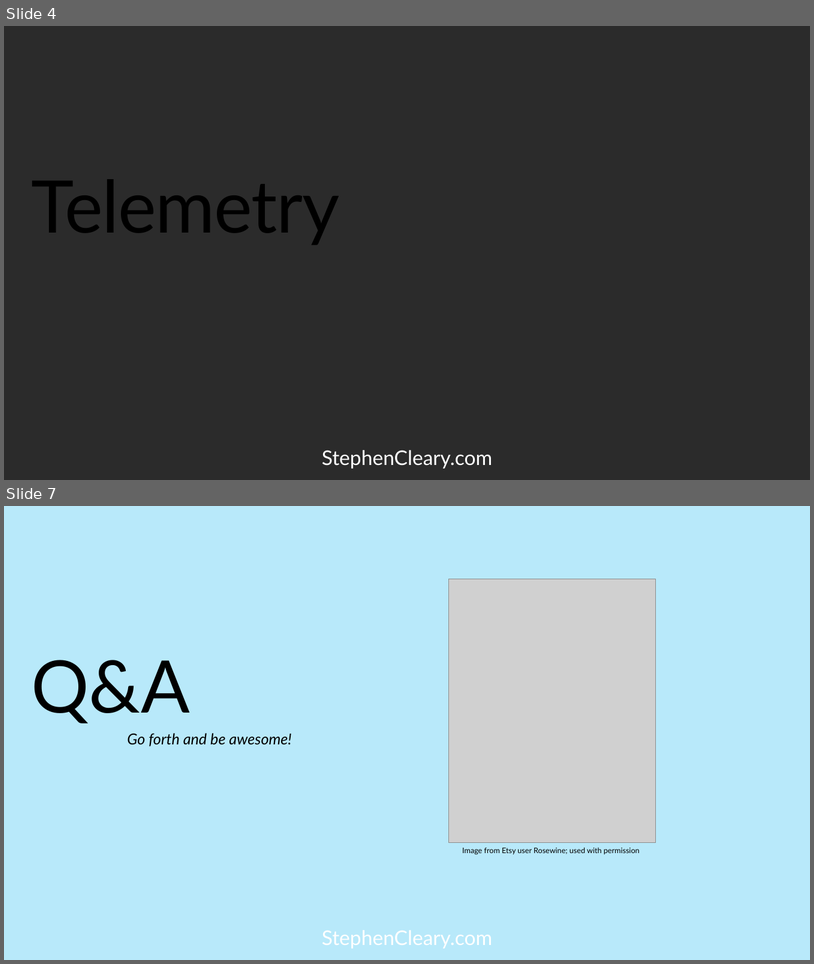
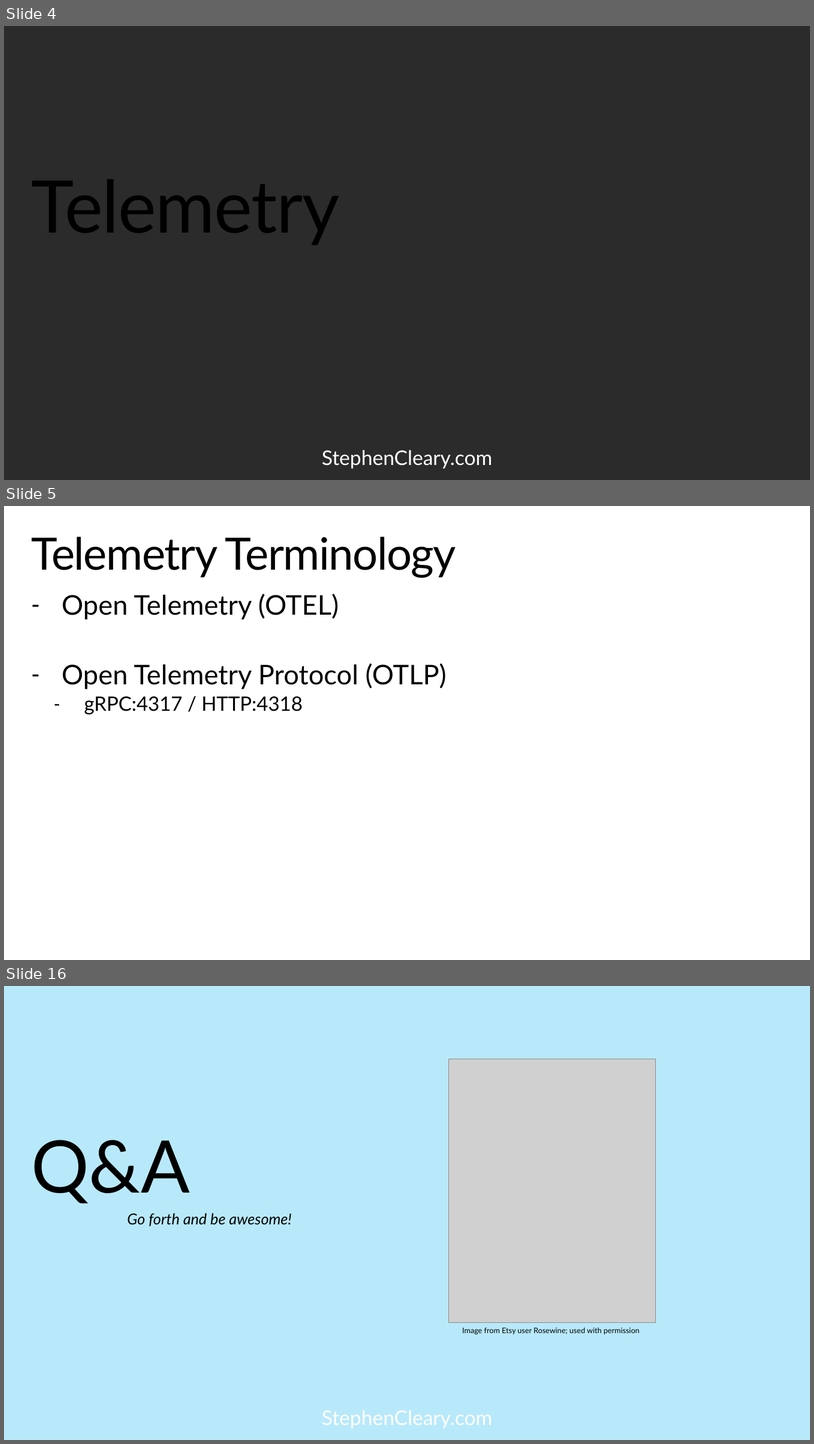
Before and after one commit to StephenCleary/Presentations, a slide deck: Telemetry/Logging Hero.pptx. Shown one above the other, each under a label of ours: slides 4 and 7 before the commit, slides 4, 5 and 16 after it; the slides between them are not shown. The pictures are 814x964 and 814x1444 pixels, drawn with LibreOffice and Linux fonts; fonts in the diff are those of the drawing; grey boxes stand for pictures; background and template pictures are left out; a plain dark background stands for a picture behind light text. Boxes give left, top, right and bottom in pixels: in the first picture for what was removed or moved away, otherwise in the second. Text is boxed around its words. In the diff, an @@ line names an element or a change of style, - is before the commit and + after.

```diff
--- a/Telemetry/Logging Hero.pptx
+++ b/Telemetry/Logging Hero.pptx
@@ slide 5 added at box(4, 506, 810, 960), background picture (left out); not listed: 1 template element that a slide beside it also shows @@
@@ title added at box(32, 537, 456, 578), 52.9 pt, text #000000 @@
+Telemetry Terminology
@@ text added at box(62, 594, 447, 714), 32.4 pt, text #000000 @@
+– Open Telemetry (OTEL)
+– Open Telemetry Protocol (OTLP)
+  – gRPC:4317 / HTTP:4318
@@ what was slide 7 is now slide 16 @@
```
Also in this commit, not shown: 2 slides changed, 8 other slides added, 1 other file.
